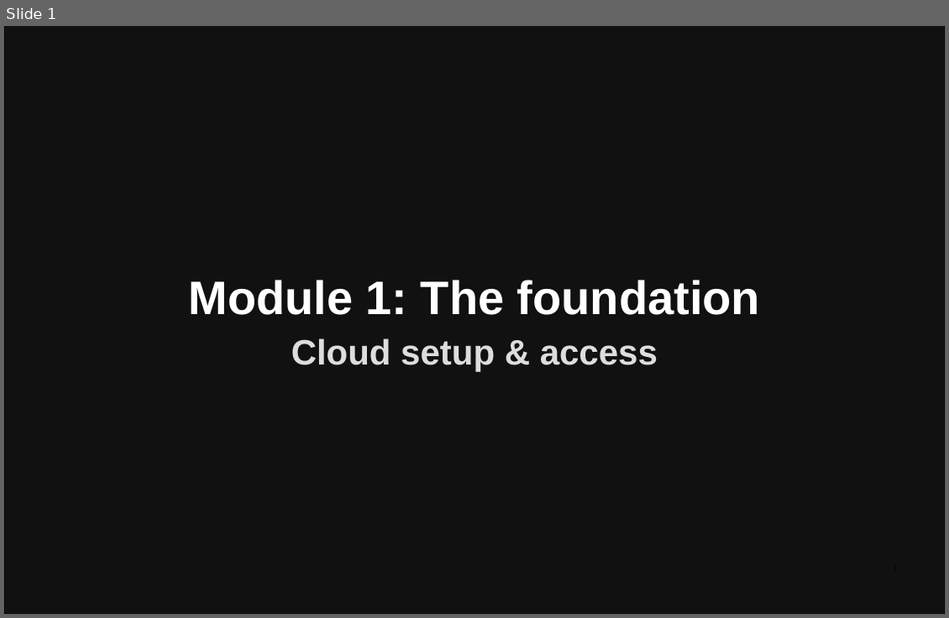
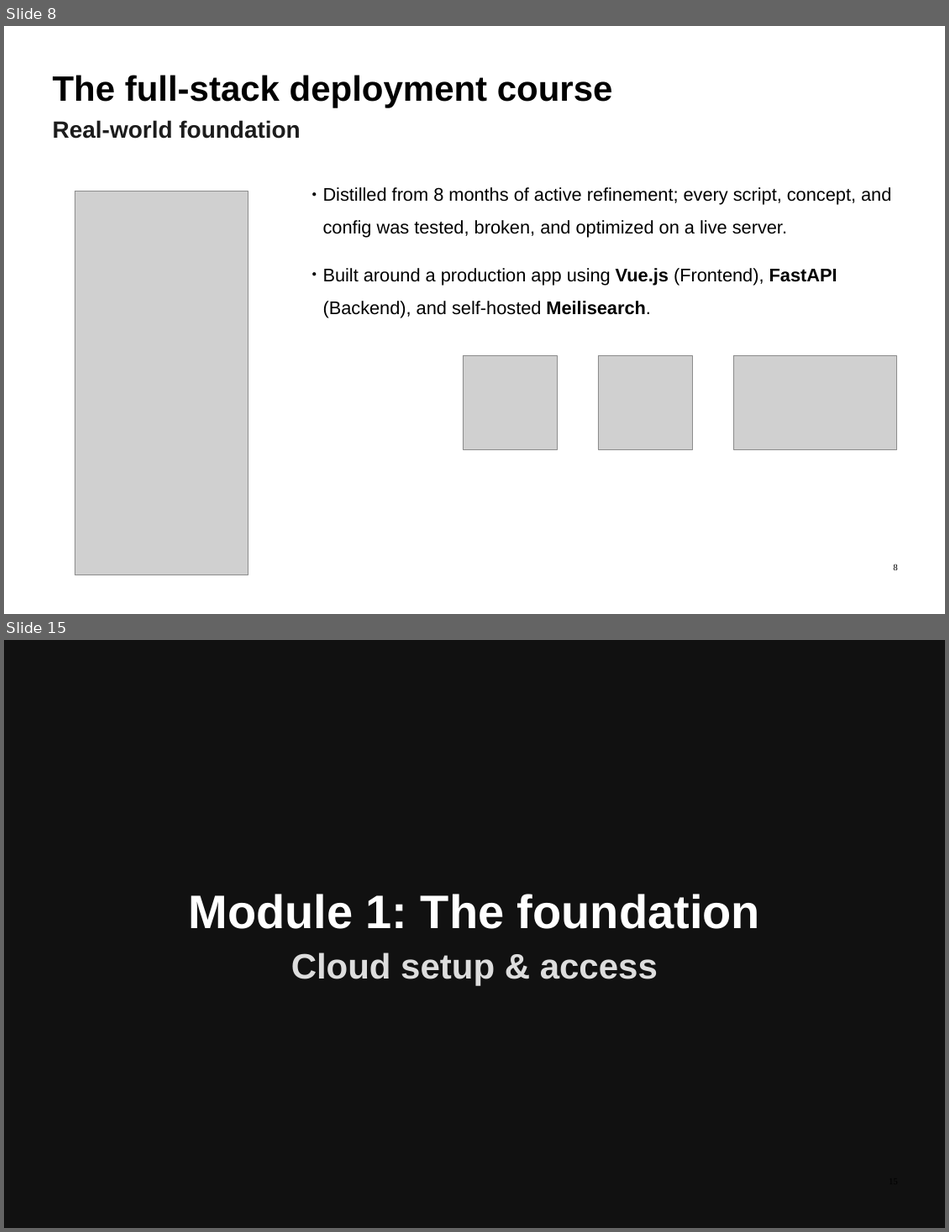
Before and after one commit to ImadSaddik/FullStackDeploymentHandbook, a slide deck: course-assets/slides/full_stack_deployment_guide.odp. Shown one above the other, each under a label of ours: slide 1 before the commit, slides 8 and 15 after it; the slides between them are not shown. The pictures are 949x618 and 949x1232 pixels, drawn with LibreOffice and Linux fonts; fonts in the diff are those of the drawing; grey boxes stand for pictures. Boxes give left, top, right and bottom in pixels: in the first picture for what was removed or moved away, otherwise in the second. Text is boxed around its words. In the diff, an @@ line names an element or a change of style, - is before the commit and + after.

```diff
--- a/course-assets/slides/full_stack_deployment_guide.odp
+++ b/course-assets/slides/full_stack_deployment_guide.odp
@@ slide 8 added at (4, 26, 945, 614), background #FFFFFF @@
@@ text added at (53, 75, 613, 107), 54 pt, text #000000, bold @@
+The full-stack deployment course
@@ text added at (53, 120, 300, 139), 36 pt, text #1C1C1C, bold @@
+Real-world foundation
@@ picture added at (75, 191, 248, 575) @@
@@ text added at (323, 187, 891, 318), 28 pt, text #000000 @@
+● Distilled from 8 months of active refinement; every script, concept, and config was tested, broken, and optimized on a live server.
+● Built around a production app using Vue.js (Frontend), FastAPI (Backend), and self-hosted Meilisearch.
@@ picture added at (463, 355, 557, 449) @@
@@ picture added at (598, 355, 692, 449) @@
@@ picture added at (733, 355, 896, 449) @@
@@ page number added at (893, 564, 897, 570), 14 pt, text #000000 @@
+8
@@ what was slide 1 is now slide 15 @@
```
Also in this commit, not shown: 13 other slides added.
